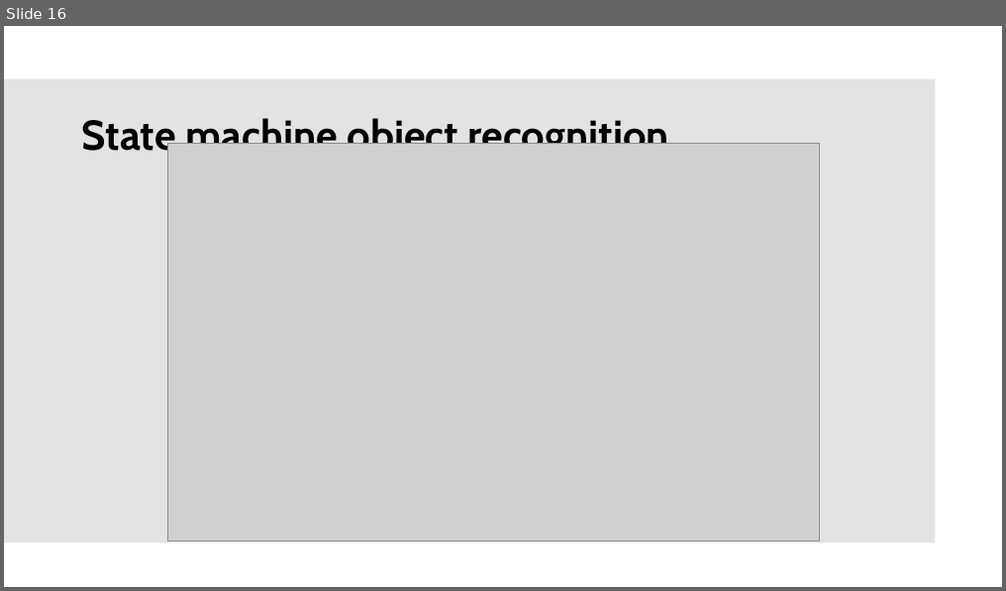
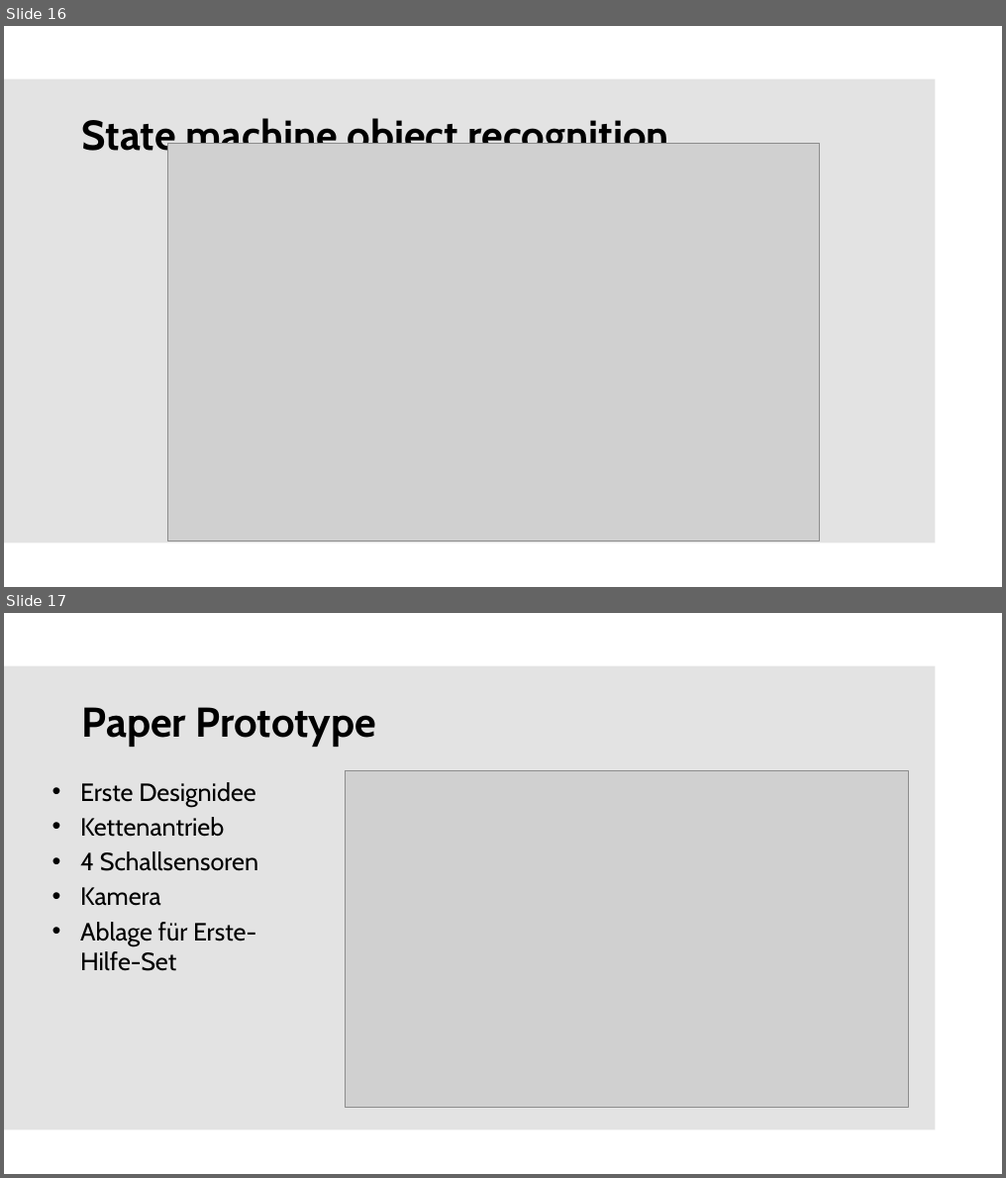
Before and after one commit to mjathe/Rescue-Bot-Gruppe1, a slide deck: Präsentation/Colloquium.pptx. Shown one above the other, each under a label of ours: slide 16 before the commit, slides 16 and 17 after it. The pictures are 1006x591 and 1006x1178 pixels, drawn with LibreOffice and Linux fonts; fonts in the diff are those of the drawing; grey boxes stand for pictures; background and template pictures are left out. Boxes give left, top, right and bottom in pixels: in the first picture for what was removed or moved away, otherwise in the second. Text is boxed around its words. In the diff, an @@ line names an element or a change of style, - is before the commit and + after.

```diff
--- a/Präsentation/Colloquium.pptx
+++ b/Präsentation/Colloquium.pptx
@@ slide 17 added at (4,613,1002,1174), background #FFFFFF; not listed: 1 template element that a slide beside it also shows @@
@@ title added at (82,707,376,747), 40 pt, text #000000, bold @@
+Paper Prototype
@@ text added at (80,782,258,971), 24 pt, text #000000 @@
+• Erste Designidee
+• Kettenantrieb
+• 4 Schallsensoren
+• Kamera
+• Ablage für Erste-Hilfe-Set
@@ picture added at (345,771,908,1107) @@
```
Also in this commit, not shown: 5 slides changed, 9 other slides added, 4 slides removed.
